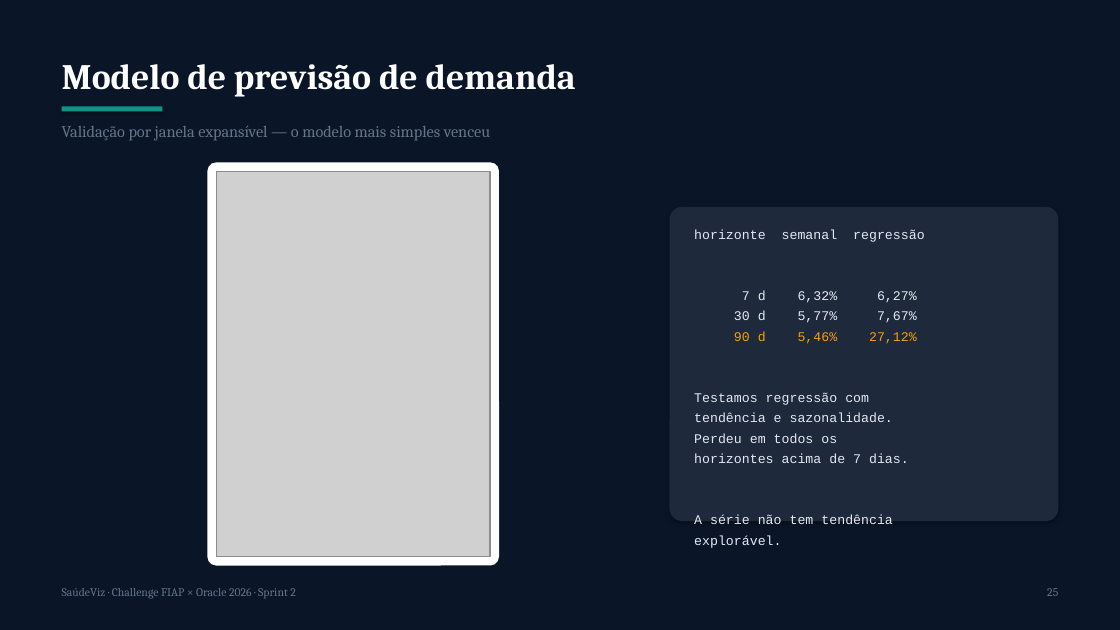
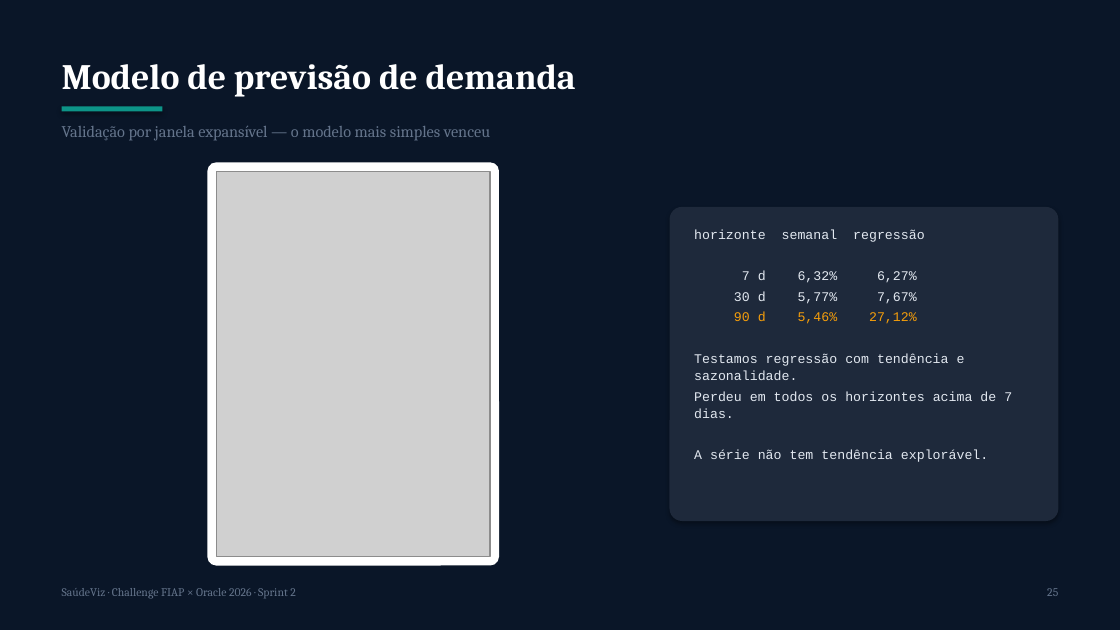
Before and after one commit to rm569173/saudeviz, a slide deck: slide 25 of EC_Sprint_2_1TSCO_EvidenciasConstrucao_SaudeViz_Lucas_Colen.pptx. Drawn at 1120x630 pixels with LibreOffice and Linux fonts; fonts in the diff are those of the drawing; grey boxes stand for pictures. Boxes give left, top, right and bottom in pixels: in the first picture for what was removed or moved away, otherwise in the second. Text is boxed around its words. In the diff, an @@ line names an element or a change of style, - is before the commit and + after.

```diff
--- a/EC_Sprint_2_1TSCO_EvidenciasConstrucao_SaudeViz_Lucas_Colen.pptx
+++ b/EC_Sprint_2_1TSCO_EvidenciasConstrucao_SaudeViz_Lucas_Colen.pptx
@@ text at bbox=[694, 353, 1012, 462]: text changed @@
-Testamos regressão com
-tendência e sazonalidade.
-Perdeu em todos os
-horizontes acima de 7 dias.
-A série não tem tendência
-explorável.
+Testamos regressão com tendência e sazonalidade.
+Perdeu em todos os horizontes acima de 7 dias.
+A série não tem tendência explorável.
```
Also in this commit, not shown: 8 other slides changed, 1 slide added, 5 other files.
